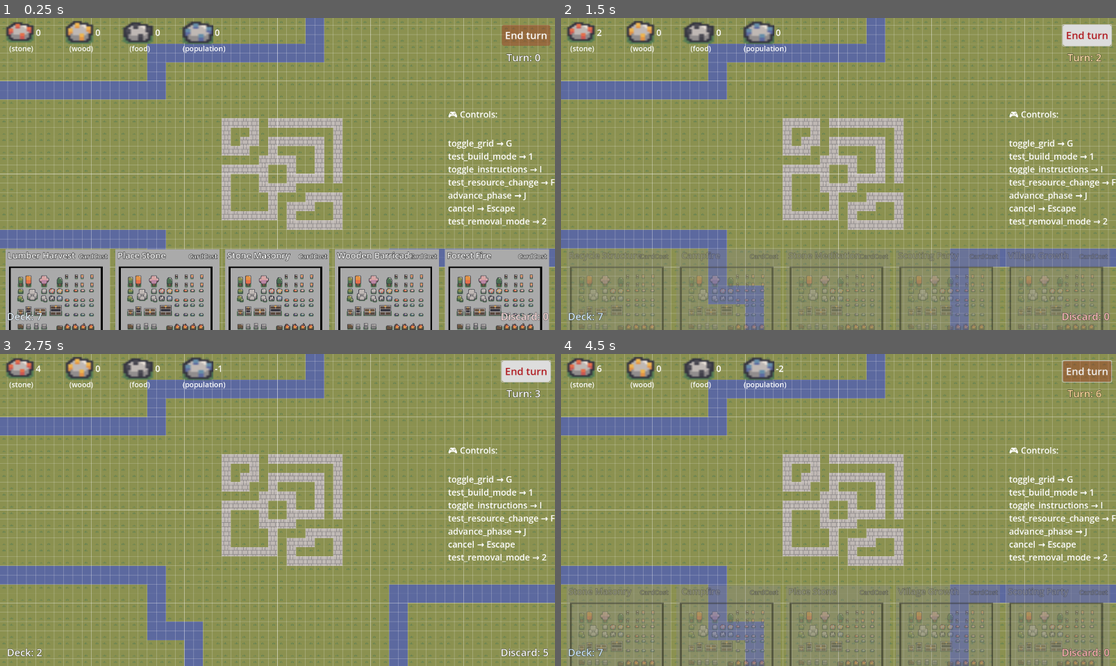
Above: before the commit, frames 1-4 (two rows, left to right).
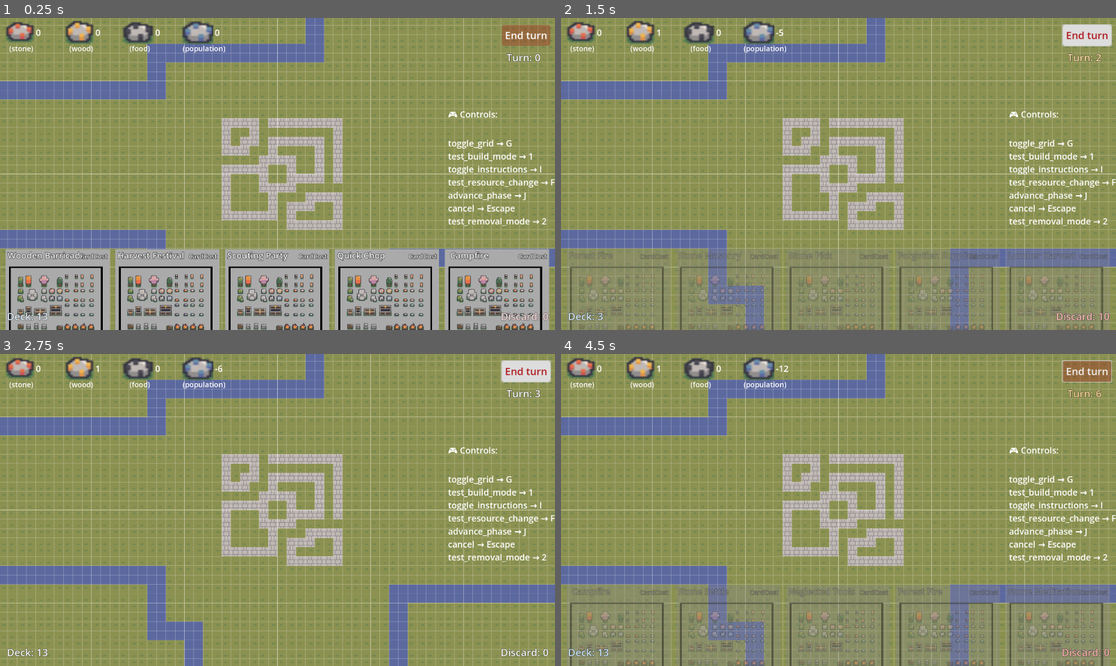
Above: after the commit, the same moments.

Repository: DawoodBhatti/wanna-jam-2025
Game: Godot game, scene res://main.tscn
Two runs of this game, one before a commit and one after it. Both use one fixed random seed, a clock stepped at 60 frames per second and the inputs below.
Inputs (mouse positions are in pixels of both pictures, inside the frame that each line leads up to):
- Up to frame 1 (0.25 s): no input
- Up to frame 2 (1.5 s): click "End turn" at 0.5 s; click "End turn" at 1.25 s
- Up to frame 3 (2.75 s): click "End turn" at 2 s
- Up to frame 4 (4.5 s): tap Enter at 2.75, 4.25 s; drag from (838, 510) to (894, 441) at 2.77 s; tap Space at 3.5 s; drag from (727, 525) to (810, 572) at 3.52 s; move the mouse to (894, 441) at 4.27 s; tap 2 (test_removal_mode) at 4.35 s; click (894, 441) at 4.42 s

The runs differ from the first frame. In frame 1, 0.8% of the frame differs, in the area x 1-89%, y 74-98%; in frame 2, 0.3%; in frame 3, less than 0.1%; in frame 4, 0.3%.

Commit message:
fixed queue effect system

Diff:
--- a/scripts/card manager/card_manager.gd
+++ b/scripts/card manager/card_manager.gd
@@ -1,14 +1,8 @@
 extends Node2D
-
-# 🧠 CardManager: Orchestrates card play, manages hand lifecycle,
-# validates actions, and delegates gameplay effects.
 
 var effects_manager: Node2D
 var debug_switch: bool = true
 
-# -------------------------------------------------------------------
-# 🚦 Initialization & Signal Wiring
-# -------------------------------------------------------------------
 func _ready() -> void:
 	effects_manager = get_node("../EffectsManager")
 
@@ -19,17 +13,7 @@
 	SignalBus.connect("card_play_requested", Callable(self, "_on_card_play_requested"))
 	SignalBus.connect("resolve_hand_requested", Callable(self, "_on_resolve_hand_requested"))
 
-	print("[CardManager] ready!")
-
-# -------------------------------------------------------------------
-# 🧩 Utility Accessors
-# -------------------------------------------------------------------
-func get_card_template() -> Control:
-	return $CardTemplate
-
-# -------------------------------------------------------------------
-# 🔄 Turn Management
-# -------------------------------------------------------------------
+# --- Turn Management ---
 func end_turn() -> void:
 	SignalBus.emit_logged("resolve_hand_requested")
 
@@ -37,9 +21,7 @@
 	if new_phase == "ResolveHand":
 		_on_resolve_hand_requested()
 
-# -------------------------------------------------------------------
-# 🃏 Draw Logic
-# -------------------------------------------------------------------
+# --- Draw Logic ---
 func _on_draw_hand_requested() -> void:
 	GameState.set_play_phase_state(GameState.PLAY_PHASE_STATE_DRAWING)
 	DeckState.draw_full_hand()
@@ -47,18 +29,13 @@
 func _on_draw_cards_requested(count: int) -> void:
 	DeckState.draw_from_deck(count)
 
-# -------------------------------------------------------------------
-# 🎯 Card Play Routing
-# -------------------------------------------------------------------
+# --- Card Play Routing ---
 func _on_card_play_requested(card_id: String) -> void:
 	if GameState.play_phase_state != GameState.PLAY_PHASE_STATE_PLAYING:
 		return
 
 	var card: Dictionary = CardCatalogue.get_card_by_id(card_id)
-	if card.is_empty():
-		push_warning("[CardManager] Unknown card play requested: %s" % card_id)
-		return
-	if not DeckState.hand.has(card_id):
+	if card.is_empty() or not DeckState.hand.has(card_id):
 		return
 	if not ResourceState.can_afford(card_id):
 		if debug_switch:
@@ -66,87 +43,61 @@
 		SignalBus.emit_logged("card_play_denied", card_id)
 		return
 
+	# Instant effects now
+	effects_manager.run_instant_effects(card_id)
+
+	# Queue end-turn effects for later
+	effects_manager.queue_end_turn_effects(card_id)
+
 	if card.get("builds_structure", false):
 		_handle_structure_card(card_id)
 	elif card.get("recycle_mode", false):
 		_handle_recycle_card(card_id)
-	else:
-		_handle_standard_card(card_id)
 
 	SignalBus.emit_logged("card_was_played", card_id)
 
 	if DeckState.hand.is_empty():
 		SignalBus.emit_logged("resolve_hand_requested")
 
-# -------------------------------------------------------------------
-# 🏗️ Card Type Handlers
-# -------------------------------------------------------------------
+# --- Card Type Handlers ---
 func _handle_structure_card(card_id: String) -> void:
 	GameState.set_play_phase_state(GameState.PLAY_PHASE_STATE_PLACING_STRUCTURE)
-
 	var req: Dictionary = CardCatalogue.resolve_structure_payload(card_id)
 	var cost: Dictionary = req.get("cost", {}) as Dictionary
-
 	if not DeckState.can_afford(cost):
-		var card: Dictionary = CardCatalogue.get_card_by_id(card_id)
 		if debug_switch:
-			print("Not enough resources for %s" % card.get("name", "unknown"))
+			print("Not enough resources for %s" % CardCatalogue.get_card_by_id(card_id).get("name", "unknown"))
 		GameState.set_play_phase_state(GameState.PLAY_PHASE_STATE_PLAYING)
 		return
-
-	effects_manager.run_card_effects(card_id, "play")
 	GameState.set_play_phase_state(GameState.PLAY_PHASE_STATE_PLAYING)
-
 
 func _handle_recycle_card(card_id: String) -> void:
 	GameState.set_play_phase_state(GameState.PLAY_PHASE_STATE_RECYCLE)
-
-	var card: Dictionary = CardCatalogue.get_card_by_id(card_id)
-	var amount: int = int(card.get("remove_amount", 1))
-
-	effects_manager.run_card_effects(card_id, "play")
+	var amount: int = int(CardCatalogue.get_card_by_id(card_id).get("remove_amount", 1))
 	SignalBus.emit_logged("recycle_mode_requested", [{ "amount": amount }])
 	GameState.set_play_phase_state(GameState.PLAY_PHASE_STATE_PLAYING)
 
-
-func _handle_standard_card(card_id: String) -> void:
-	effects_manager.run_card_effects(card_id, "play")
-
-# -------------------------------------------------------------------
-# 🖱️ Card Interaction
-# -------------------------------------------------------------------
+# --- Card Interaction ---
 func _on_card_clicked(card_id: String) -> void:
 	if GameState.play_phase_state != GameState.PLAY_PHASE_STATE_PLAYING:
 		return
-
-	var card: Dictionary = CardCatalogue.get_card_by_id(card_id)
-	if card.is_empty():
-		push_warning("[CardManager] Unknown card clicked: %s" % card_id)
+	if CardCatalogue.get_card_by_id(card_id).is_empty() or not DeckState.hand.has(card_id):
 		return
-	if not DeckState.hand.has(card_id):
-		return
-
 	SignalBus.emit_logged("card_play_requested", card_id)
-
 	if DeckState.hand.is_empty():
 		SignalBus.emit_logged("resolve_hand_requested")
 
-# -------------------------------------------------------------------
-# ✅ Hand Resolution
-# -------------------------------------------------------------------
+# --- Hand Resolution ---
 func _on_resolve_hand_requested() -> void:
 	if effects_manager == null:
 		return
 
+	# Queue remain effects for all cards still in hand
 	for card_id: String in DeckState.hand:
-		var card : Dictionary = CardCatalogue.get_card_by_id(card_id)
-		for effect: Dictionary in card.get("effects_on_end", []):
-			var e: Dictionary = effect.duplicate(true)
-			e["instant"] = true
-			effects_manager.handle_effect(e, {
-				"card": card,
-				"timing": "end"
-			})
+		effects_manager.queue_remain_effects(card_id)
+
+	# Now trigger the unified end-turn drain
+	#SignalBus.emit_logged("end_turn_effects_started")
 
 	DeckState.move_hand_to_discard()
 	SignalBus.emit_logged("hand_resolved")
--- a/scripts/turn effects manager/effects_manager.gd
+++ b/scripts/turn effects manager/effects_manager.gd
@@ -1,20 +1,13 @@
 extends Node
 class_name EffectsManager
 
-# 🧠 EffectsManager: Routes card effects to the appropriate runner.
-# Handles both instant and queued effects, and manages end-turn effect flow.
-
 @onready var effects_runner: EffectsRunner = $EffectsRunner
 
-# -------------------------------------------------------------------
-# 🚦 Initialization & Signal Wiring
-# -------------------------------------------------------------------
 func _ready() -> void:
-	SignalBus.connect("end_turn_effects_started", Callable(self, "run_end_turn_effects"))
+	# Only one hook now — all delayed effects drain here
+	SignalBus.connect("end_turn_effects_started", Callable(self, "run_queue"))
 
-# -------------------------------------------------------------------
-# 🎯 Effect Routing Entry Point
-# -------------------------------------------------------------------
+# --- Effect Routing ---
 func handle_effect(effect: Dictionary, ctx: Dictionary) -> void:
 	if not effect.has("type"):
 		push_error("[EffectsManager] effect missing 'type': %s" % str(effect))
@@ -30,24 +23,49 @@
 
 		var job_ctx: Dictionary = {
 			"effect": effect,
-			"card": ctx.get("card", null),
-			"timing": String(ctx.get("timing", ""))
+			"card": ctx.get("card", null)
 		}
 
 		EffectsQueue.queue_effect(queued_cb, job_ctx)
 
-# -------------------------------------------------------------------
-# ⏳ End-Turn Effect Drain
-# -------------------------------------------------------------------
-func run_end_turn_effects() -> void:
+# --- Explicit helpers ---
+func run_instant_effects(card_id: String) -> void:
+	var card := CardCatalogue.get_card_by_id(card_id)
+	if card.is_empty():
+		push_warning("[EffectsManager] Unknown card ID: %s" % card_id)
+		return
+	for effect: Dictionary in card.get("instant_effects", []):
+		var e: Dictionary = effect.duplicate(true)
+		e["instant"] = true
+		handle_effect(e, { "card": card })
+
+func queue_end_turn_effects(card_id: String) -> void:
+	var card := CardCatalogue.get_card_by_id(card_id)
+	if card.is_empty():
+		return
+	for effect in card.get("end_turn_effects", []):
+		EffectsQueue.queue_effect(
+			func(inner_ctx): effects_runner.run_queued(inner_ctx["effect"], inner_ctx),
+			{ "effect": effect, "card": card }
+		)
+
+func queue_remain_effects(card_id: String) -> void:
+	var card := CardCatalogue.get_card_by_id(card_id)
+	if card.is_empty():
+		return
+	for effect in card.get("remain_effects", []):
+		EffectsQueue.queue_effect(
+			func(inner_ctx): effects_runner.run_queued(inner_ctx["effect"], inner_ctx),
+			{ "effect": effect, "card": card }
+		)
+
+# --- Unified drain ---
+func run_queue(finished_signal: String = "end_turn_effects_finished") -> void:
 	if not EffectsQueue.has_jobs():
-		SignalBus.emit_logged("end_turn_effects_finished")
+		SignalBus.emit_logged(finished_signal)
 		return
 	_process_next()
 
-# -------------------------------------------------------------------
-# 🔄 Queued Effect Execution
-# -------------------------------------------------------------------
 func _process_next() -> void:
 	if not EffectsQueue.has_jobs():
 		SignalBus.emit_logged("end_turn_effects_finished")
@@ -63,27 +81,5 @@
 		push_warning("[EffectsManager] Invalid job skipped")
 		_process_next()
 
-# -------------------------------------------------------------------
-# ✅ Effect Completion Callback
-# -------------------------------------------------------------------
 func notify_effect_done(ctx: Dictionary) -> void:
 	_process_next()
-
-# -------------------------------------------------------------------
-# ✨ Card Effect Delegation
-# -------------------------------------------------------------------
-# Used by CardManager to run a card's effects instantly
-func run_card_effects(card_id: String, timing: String = "play") -> void:
-	var card: Dictionary = CardCatalogue.get_card_by_id(card_id)
-	if card.is_empty():
-		push_warning("[EffectsManager] Unknown card ID: %s" % card_id)
-		return
-
-	var effects: Array = card.get("effects_on_" + timing, [])
-	for effect: Dictionary in effects:
-		var e: Dictionary = effect.duplicate(true)
-		e["instant"] = true
-		handle_effect(e, {
-			"card": card,
-			"timing": timing
-		})
--- a/scripts/turn effects manager/effects_runner.gd
+++ b/scripts/turn effects manager/effects_runner.gd
@@ -1,16 +1,33 @@
 extends Node2D
 class_name EffectsRunner
 
+@onready var bm: Node2D = get_tree().get_root().get_node("Main/BuildingManager")
+@onready var signal_bus: Node = get_node("/root/SignalBus")
 
-@onready var bm : Node2D = get_tree().get_root().get_node("Main/BuildingManager")
+# Debug level: defaults to SignalBus.signal_detail
+# 0 = silent, 1 = basic effect info, 2 = verbose with call stack
+var debug_level: int
 
-func run_instant(effect: Dictionary) -> void:
+func _ready() -> void:
+	debug_level = signal_bus.signal_detail
+
+# -------------------------------------------------------------------
+# 🔄 Shared Effect Execution
+# -------------------------------------------------------------------
+func _execute_effect(effect: Dictionary) -> void:
+	if debug_level >= 1:
+		print("[EffectsRunner] Triggering effect:", effect)
+
+	if debug_level >= 2:
+		print("--- Effect execution call stack ---")
+		print_stack()
+		print("-----------------------------------")
+
 	if not effect.has("type"):
-		push_error("[EffectsRunner] Instant effect missing 'type': %s" % str(effect))
+		push_error("[EffectsRunner] Effect missing 'type': %s" % str(effect))
 		return
 
-	var effect_type := String(effect["type"])
-	match effect_type:
+	match String(effect["type"]):
 		"resource_change":
 			_handle_resource_change(effect)
 		"draw_cards":
@@ -20,49 +37,47 @@
 		"removal":
 			_handle_removal(effect)
 		_:
-			push_warning("[EffectsRunner] Unknown instant effect type: %s" % effect_type)
+			push_warning("[EffectsRunner] Unknown effect type: %s" % effect["type"])
 
+# -------------------------------------------------------------------
+# ⚡ Instant Effects
+# -------------------------------------------------------------------
+func run_instant(effect: Dictionary) -> void:
+	_execute_effect(effect)
+	# No queue notification needed for instant effects
 
+# -------------------------------------------------------------------
+# ⏳ Queued Effects
+# -------------------------------------------------------------------
 func run_queued(effect: Dictionary, ctx: Dictionary = {}) -> void:
-	if not effect.has("type"):
-		push_error("[EffectsRunner] Queued effect missing 'type': %s" % str(effect))
-		(get_parent() as EffectsManager).notify_effect_done(ctx)
-		return
-
-	var effect_type := String(effect["type"])
-	match effect_type:
-		"resource_change":
-			_handle_resource_change(effect)
-		"draw_cards":
-			_handle_draw_cards(effect)
-		"placement":
-			_handle_placement(effect)
-		"removal":
-			_handle_removal(effect)
-		_:
-			push_warning("[EffectsRunner] Unknown instant effect type: %s" % effect_type)
-
+	_execute_effect(effect)
 	(get_parent() as EffectsManager).notify_effect_done(ctx)
 
-# ----------------------------
+# -------------------------------------------------------------------
 # 🧠 Effect Handlers
-# ----------------------------
+# -------------------------------------------------------------------
 func _handle_resource_change(effect: Dictionary) -> void:
 	if not effect.has("target") or not effect.has("amount"):
-		push_error("[EffectsRunner] gain_resource effect missing 'target' or 'amount': %s" % str(effect))
+		push_error("[EffectsRunner] resource_change effect missing 'target' or 'amount': %s" % str(effect))
 		return
-
 	var target: String = effect["target"]
 	var amount: int = int(effect["amount"])
-
 	SignalBus.emit_logged("resource_change_requested", [target, amount])
 
 func _handle_draw_cards(effect: Dictionary) -> void:
-	SignalBus.emit_logged("draw_cards_requested", 1)
-	print("[EffectsRunner] Drawing cards:", effect)
+	var amount: int = int(effect.get("amount", 1))
+	SignalBus.emit_logged("draw_cards_requested", amount)
+	if debug_level >= 1:
+		print("[EffectsRunner] Drawing cards:", amount)
 
 func _handle_placement(effect: Dictionary) -> void:
+	if not effect.has("tile_name") or not effect.has("amount"):
+		push_error("[EffectsRunner] placement effect missing 'tile_name' or 'amount': %s" % str(effect))
+		return
 	bm.placement(effect["tile_name"], effect["amount"])
 
 func _handle_removal(effect: Dictionary) -> void:
+	if not effect.has("tile_name") or not effect.has("amount"):
+		push_error("[EffectsRunner] removal effect missing 'tile_name' or 'amount': %s" % str(effect))
+		return
 	bm.removal(effect["tile_name"], effect["amount"])
--- a/singletons/card_catalogue.gd
+++ b/singletons/card_catalogue.gd
@@ -8,9 +8,11 @@
 	"name": "Card Name",
 	"description": "What this card does in simple terms.",
 	"cost": {},
-	"effects_on_play": [], #TODO: include effect examples here...
-	"effects_on_end": []
+	"instant_effects": [], #effects which occur instantly when card is played
+	"end_turn_effects": [], #effects which occur at end of turn when a card
+	"remain_effects": [] #effects which occur on turn end if card remains in hand
 }
+
 #TODO: it's possible to modify schema to include things like background types
 
 # -------------------------------------------------------------------
@@ -29,150 +31,230 @@
 # -------------------------------------------------------------------
 # ♠️ Deck Definition
 # -------------------------------------------------------------------
+
 func load_cards() -> void:
 	deck = [
 		{
 			"id": "lumber_harvest",
 			"name": "Lumber Harvest",
-			"description": "Gain 3 wood.",
-			"cost": {},
-			"effects_on_play": [
-				{ "type": "resource_change", "target": "wood", "amount": 3 }
-			],
-			"effects_on_end": []
+			"description": "Gain 1 wood instantly.",
+			"cost": {},
+			"instant_effects": [
+				{ "type": "resource_change", "target": "wood", "amount": 1 }
+			],
+			"end_turn_effects": [			],
+			"remain_effects": []
 		},
 		{
 			"id": "place_stone",
 			"name": "Place Stone",
 			"description": "Spend 1 stone to place a stone structure.",
 			"cost": { "stone": 1 },
-			"effects_on_play": [
+			"instant_effects": [
 				{ "type": "resource_change", "target": "stone", "amount": -1 },
-				{ "type": "placement", "tile_name": "StoneTile", "amount": 1  }
-			],
-			"effects_on_end": []
-		},
-		#{
-			#"id": "medusa",
-			#"name": "Medusa",
-			#"description": "Turns surrounding ground to stone at end of turn.",
-			#"cost": { "pop": 5 },
-			#"structure_built": { "tile_name": "MedusaTile", "place_amount": 1 },
-			#"effects_on_play": [
-				#{ "type": "resource_change", "target": "pop", "amount": -5 },
-				#{ "type": "enter_structure_placement" }
-			#],
-			#"effects_on_end": [
-				#{ "type": "aoe_tile_transform", "target_tile": "StoneTile", "radius": 1 }
-			#]
-		#},
+				{ "type": "placement", "tile_name": "StoneTile", "amount": 1 }
+			],
+			"end_turn_effects": [],
+			"remain_effects": []
+		},
 		{
 			"id": "foraging_party",
 			"name": "Foraging Party",
-			"description": "Spend 1 population to gain 2 food.",
+			"description": "Spend 1 pop to gain 1 food.",
 			"cost": { "pop": 1 },
-			"effects_on_play": [
+			"instant_effects": [
 				{ "type": "resource_change", "target": "pop", "amount": -1 },
-				{ "type": "resource_change", "target": "food", "amount": 2 }
-			],
-			"effects_on_end": []
+				{ "type": "resource_change", "target": "food", "amount": 1 }
+			],
+			"end_turn_effects": [],
+			"remain_effects": [
+			]
 		},
 		{
 			"id": "stone_meditation",
 			"name": "Stone Meditation",
-			"description": "If unplayed, gain 2 stone at end of turn.",
-			"cost": {},
-			"effects_on_play": [],
-			"effects_on_end": [
-				{ "type": "resource_change", "target": "stone", "amount": 2 }
+			"description": "If unplayed, gain 1 stone.",
+			"cost": {},
+			"instant_effects": [],
+			"end_turn_effects": [],
+			"remain_effects": [
+				{ "type": "resource_change", "target": "stone", "amount": 1 },
 			]
 		},
 		{
 			"id": "idle_hands",
 			"name": "Idle Hands",
-			"description": "Lose 1 population if left in hand.",
-			"cost": {},
-			"effects_on_play": [],
-			"effects_on_end": [
+			"description": "Spend 1 wood or lose 1 pop.",
+			"cost": {},
+			"instant_effects": [
+				{ "type": "resource_change", "target": "wood", "amount": 1 }
+			],
+			"end_turn_effects": [],
+			"remain_effects": [
 				{ "type": "resource_change", "target": "pop", "amount": -1 }
 			]
 		},
 		{
 			"id": "village_growth",
 			"name": "Village Growth",
-			"description": "Gain 2 population.",
-			"cost": { "food": 2 },
-			"effects_on_play": [
-				{ "type": "resource_change", "target": "pop", "amount": 2 }
-			],
-			"effects_on_end": []
+			"description": "Gain 1 at end of turn.",
+			"cost": { "food": 1 },
+			"instant_effects": [
+			],
+			"end_turn_effects": [
+				{ "type": "resource_change", "target": "pop", "amount": 1 }
+			],
+			"remain_effects": []
 		},
 		{
 			"id": "campfire",
 			"name": "Campfire",
-			"description": "Spend 2 wood to gain 3 food.",
-			"cost": { "wood": 2 },
-			"effects_on_play": [
-				{ "type": "resource_change", "target": "wood", "amount": -2 },
-				{ "type": "resource_change", "target": "food", "amount": 3 }
-			],
-			"effects_on_end": []
+			"description": "Spend 1 wood to gain 2 food instantly.",
+			"cost": { "wood": 1 },
+			"instant_effects": [
+				{ "type": "resource_change", "target": "wood", "amount": -1 },
+				{ "type": "resource_change", "target": "food", "amount": 2 }
+			],
+			"end_turn_effects": [],
+			"remain_effects": [
+			]
 		},
 		{
 			"id": "stone_masonry",
 			"name": "Stone Masonry",
-			"description": "Spend 3 stone to gain 1 population.",
-			"cost": { "stone": 3 },
-			"effects_on_play": [
-				{ "type": "resource_change", "target": "stone", "amount": -3 },
-				{ "type": "resource_change", "target": "pop", "amount": 1 }
-			],
-			"effects_on_end": []
+			"description": "Spend 1 stone to gain 1 wood at end of turn.",
+			"cost": { "stone": 1 },
+			"instant_effects": [
+				{ "type": "resource_change", "target": "stone", "amount": -1 },
+			],
+			"end_turn_effects": [
+				{ "type": "resource_change", "target": "wood", "amount": 1 }
+			],
+			"remain_effects": []
 		},
 		{
 			"id": "forest_fire",
 			"name": "Forest Fire",
-			"description": "Lose 2 wood. All players lose 1 population.",
-			"cost": {},
-			"effects_on_play": [
-				{ "type": "resource_change", "target": "wood", "amount": -2 },
-				{ "type": "resource_change", "target": "pop", "amount": -1 }
-			],
-			"effects_on_end": []
+			"description": "Spend 2 pop to prevent 5 wood loss if left in hand.",
+			"cost": {},
+			"instant_effects": [
+				{ "type": "resource_change", "target": "pop", "amount": -2 }
+			],
+			"end_turn_effects": [
+			],
+			"remain_effects": [{ "type": "resource_change", "target": "pop", "amount": -5 }]
 		},
 		{
 			"id": "scouting_party",
 			"name": "Scouting Party",
-			"description": "Spend 1 food to reveal 2 cards.",
+			"description": "Spend 1 food ...",
 			"cost": { "food": 1 },
-			"effects_on_play": [
+			"instant_effects": [
 				{ "type": "resource_change", "target": "food", "amount": -1 },
-				{ "type": "draw_cards", "amount": 2 }
-			],
-			"effects_on_end": []
+			],
+			"end_turn_effects": [
+			],
+			"remain_effects": []
 		},
 		{
 			"id": "wooden_barricade",
 			"name": "Wooden Barricade",
-			"description": "Spend 2 wood to prevent 1 population loss this turn.",
-			"cost": { "wood": 2 },
-			"effects_on_play": [
-				{ "type": "resource_change", "target": "wood", "amount": -2 },
-				{ "type": "flag", "name": "prevent_pop_loss", "value": true }
-			],
-			"effects_on_end": []
+			"description": "Spend 1 wood to gain 1 pop instantly.",
+			"cost": { "wood": 1 },
+			"instant_effects": [
+				{ "type": "resource_change", "target": "wood", "amount": -1 },
+				{ "type": "resource_change", "target": "pop", "amount": 1 }
+			],
+			"end_turn_effects": [],
+			"remain_effects": [
+			]
 		},
 		{
 			"id": "recycle_structure",
 			"name": "Recycle Structure",
-			"description": "Enter recycle mode to reclaim stone.",
-			"cost": {},
-			"effects_on_play": [
-				{ "type": "resource_change", "target": "stone", "amount": -1 },
-				{ "type": "removal", "tile_name": "StoneTile", "amount": 1  }
-			],
+			"description": "Remove 1 stone tile, gain 1 stone at end of turn.",
+			"cost": {},
+			"instant_effects": [
+				{ "type": "removal", "tile_name": "StoneTile", "amount": 1 }
+			],
+			"end_turn_effects": [
+				{ "type": "resource_change", "target": "stone", "amount": 1 },
+			],
+			"remain_effects": []
+		},
+		# --- Instant-only ---
+		{
+			"id": "quick_chop",
+			"name": "Quick Chop",
+			"description": "Gain 2 wood instantly.",
+			"cost": {},
+			"instant_effects": [
+				{ "type": "resource_change", "target": "wood", "amount": 2 }
+			],
+			"end_turn_effects": [],
+			"remain_effects": []
+		},
+		{
+			"id": "stone_pick",
+			"name": "Stone Pick",
+			"description": "Gain 1 stone instantly.",
+			"cost": {},
+			"instant_effects": [
+				{ "type": "resource_change", "target": "stone", "amount": 1 }
+			],
+			"end_turn_effects": [],
+			"remain_effects": []
+		},
+
+		# --- End-turn-only ---
+		{
+			"id": "harvest_festival",
+			"name": "Harvest Festival",
+			"description": "At end of turn, gain 1 food.",
+			"cost": {},
+			"instant_effects": [],
+			"end_turn_effects": [
+				{ "type": "resource_change", "target": "food", "amount": 1 }
+			],
+			"remain_effects": []
+		},
+		{
+			"id": "stone_settle",
+			"name": "Stone Settle",
+			"description": "At end of turn, place 1 stone structure.",
+			"cost": {},
+			"instant_effects": [],
+			"end_turn_effects": [
+				{ "type": "placement", "tile_name": "StoneTile", "amount": 1 }
+			],
+			"remain_effects": []
+		},
+
+		# --- Remain-only ---
+		{
+			"id": "forgotten_supplies",
+			"name": "Forgotten Supplies",
+			"description": "If unplayed, gain 1 wood.",
+			"cost": {},
+			"instant_effects": [],
+			"end_turn_effects": [],
+			"remain_effects": [
+				{ "type": "resource_change", "target": "wood", "amount": 1 }
+			]
+		},
+		{
+			"id": "neglected_tools",
+			"name": "Neglected Tools",
+			"description": "If unplayed, lose 1 stone.",
+			"cost": {},
+			"instant_effects": [],
+			"end_turn_effects": [],
+			"remain_effects": [
+				{ "type": "resource_change", "target": "stone", "amount": -1 }
+			]
 		}
 	]
+
 # -------------------------------------------------------------------
 # 🔍 Lookup Helpers
 # -------------------------------------------------------------------
